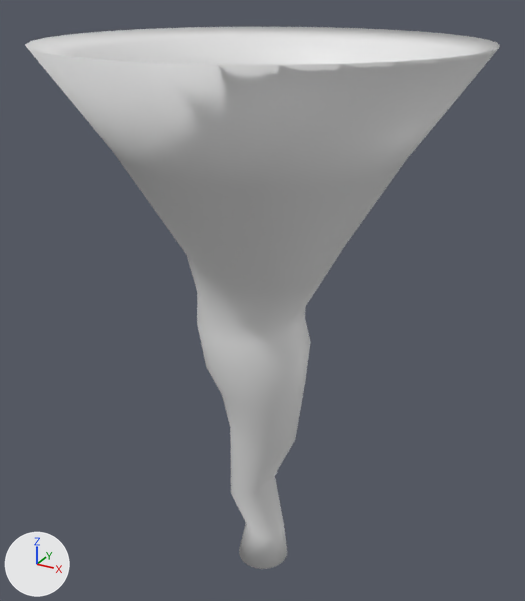
What one commit did to the FBX model TheLastHope/Assets/Meshes/Attackforms/Tornado_smallerScale_biggerArea.fbx.
Before and after are seen from a 50 mm camera at (20.5, -37.2, 54.8) aimed at (-0.5, 1.0, 35.7). Every picture has the same lights, and +X, +Y and +Z are marked at lower left. Where no turn or scale is listed for an object, it has been applied to the vertices. Vertices at the same position are counted once.

The older version as bpy lines, for what is in view:
```python
me_cylinder_005 = bpy.data.meshes.new('Cylinder.005')
me_cylinder_005.from_pydata(...)  # 704 vertices, 674 faces; spans x -47.5..46.6, y -47.4..46.7, z -135.7..0.3
me_cylinder_005.materials.append(mat_wirbel_colour)  # white #e7e7e7
ob_wirbelsturm = bpy.data.objects.new('Wirbelsturm', me_cylinder_005)
ob_wirbelsturm.location = (0.0, 0.0, 51.78)
ob_wirbelsturm.rotation_euler = (0.0, 0.0, -2.072)  # degrees (0, 0, -119)
ob_wirbelsturm.scale = (0.266, 0.266, 0.266)
```
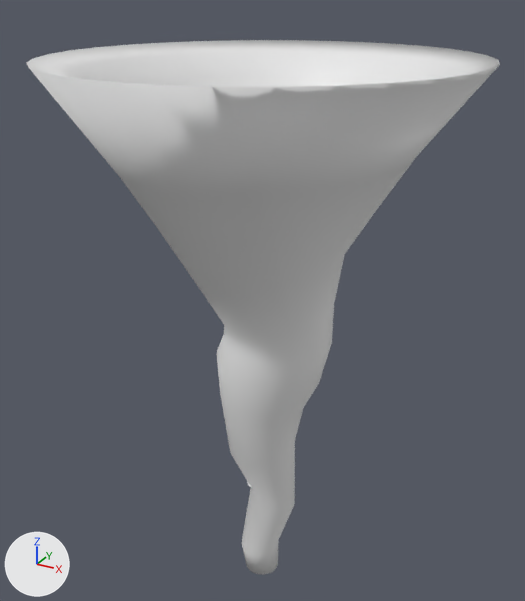
Where the newer file only moved an object's origin or applied its transform, the numbers keep the older frame.

Location of each change, (x1, y1, x2, y2) in pixels of the pictures (525 x 601 px; the box of a moved part takes in the faces that stretch with it):
'Wirbelsturm', reshaped, moved, turned
    before: (25, 27, 500, 569)
    after: (27, 40, 500, 575)
part 1 of me_cylinder_005, moved or reshaped
    before: (232, 476, 287, 569)
    after: (242, 488, 294, 575)

What the commit changed:
me_cylinder_005 has 704 vertices, 674 faces and spans x -47.5..46.6, y -47.4..46.7, z -135.7..0.3.
me_cylinder_005 is used by ob_wirbelsturm; location (0.0, 0.0, 51.78); rotation (0.0, 0.0, -2.072), in degrees (0, 0, -119); scale (0.266, 0.266, 0.266).
me_cylinder_005 part 1: 64 of 704 vertices moved; they spanned x -7.3..6.3, y -6.9..6.7, z -135.6..-124.4 and now span x -6.2..4.4, y -4.7..5.6, z -135.7..-125.8; mean shift (0.0, 0.0, -0.9); largest move (1.7, -6.6, -135.6) -> (0.9, -4.4, -135.7).
Object 'Wirbelsturm' (ob_wirbelsturm) moves from (0.0, 0.0, 51.78) to (0.0, 0.0, 50.93).
Object 'Wirbelsturm' (ob_wirbelsturm) turns from (0, 0, -119) to (0, 0, 116) degrees about x, y and z.
